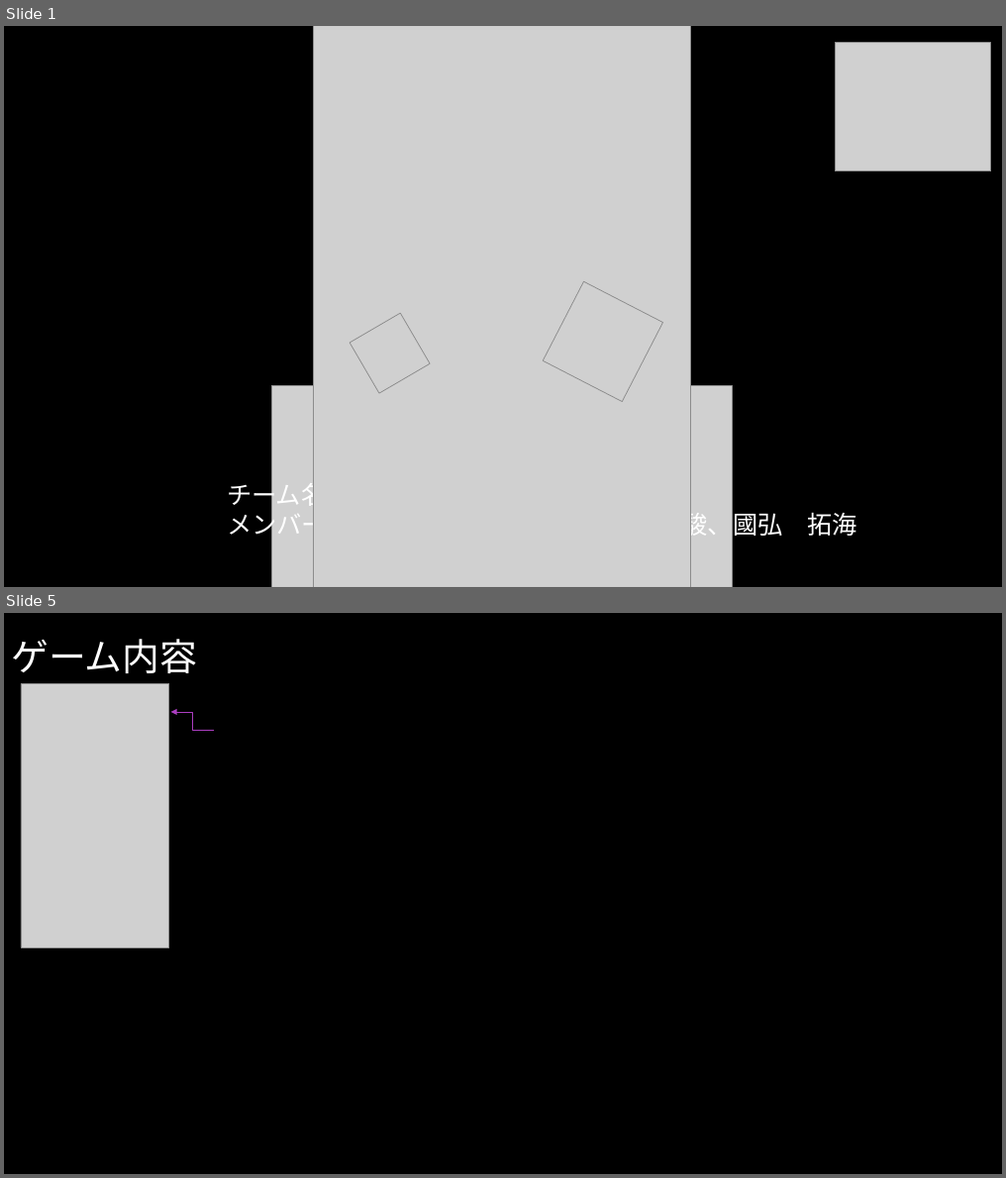
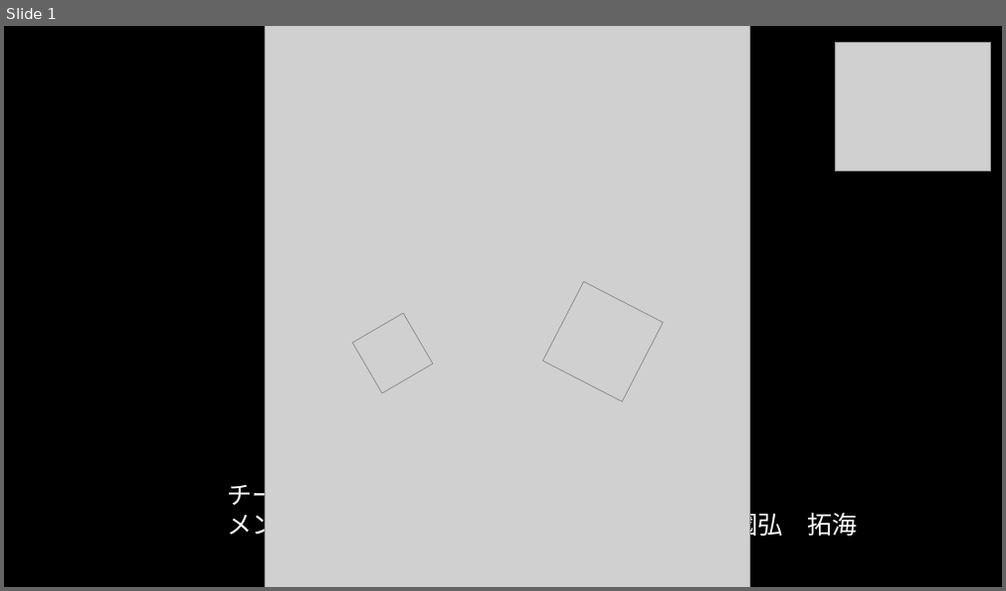
Before and after one commit to team20190422/GroupProject, a slide deck: SWING-BY.pptx. Shown one above the other, each under a label of ours: slides 1 and 5 before the commit, slide 1 after it; the slides between them are not shown. The pictures are 1006x1178 and 1006x591 pixels, drawn with LibreOffice and Linux fonts; fonts in the diff are those of the drawing; grey boxes stand for pictures; background and template pictures are left out. Boxes give left, top, right and bottom in pixels: in the first picture for what was removed or moved away, otherwise in the second. Text is boxed around its words. In the diff, an @@ line names an element or a change of style, - is before the commit and + after.

```diff
--- a/SWING-BY.pptx
+++ b/SWING-BY.pptx
@@ slide 5 removed at (x1=4, y1=613, x2=1002, y2=1174), background picture (left out) @@
@@ title removed at (x1=12, y1=639, x2=198, y2=673) @@
-ゲーム内容
@@ picture removed at (x1=21, y1=683, x2=168, y2=948) @@
@@ elbow arrow removed from (214, 731) to (171, 712) @@
@@ slide 1 changed as well @@
@@ picture resized from (x1=314, y1=26, x2=691, y2=587) to (x1=264, y1=26, x2=749, y2=587) @@
@@ picture moved from (x1=272, y1=386, x2=734, y2=587) to (x1=264, y1=386, x2=726, y2=587) @@
```
Also in this commit, not shown: 4 other slides changed, 3 slides added, 2 other slides removed.
